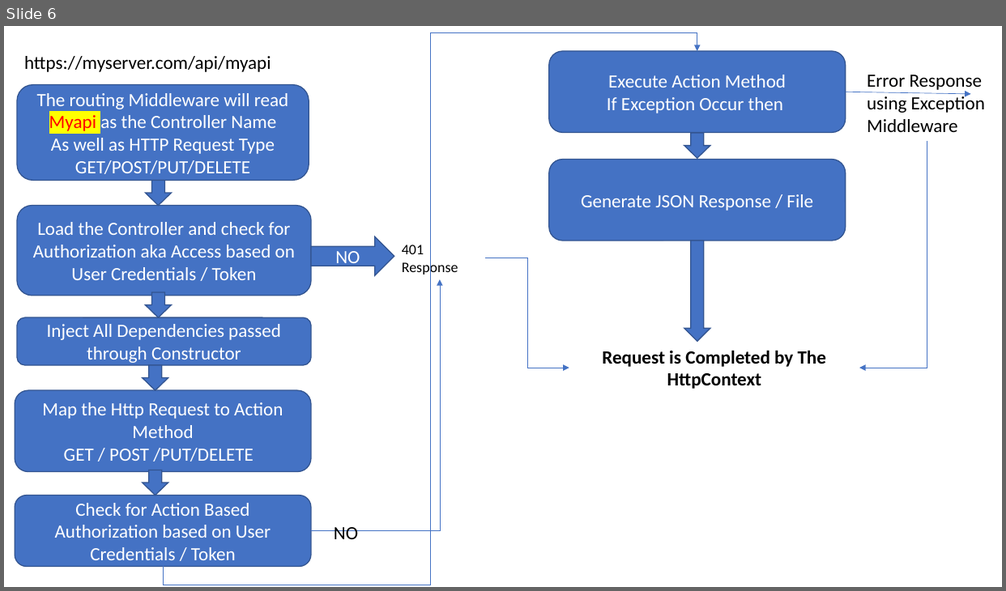
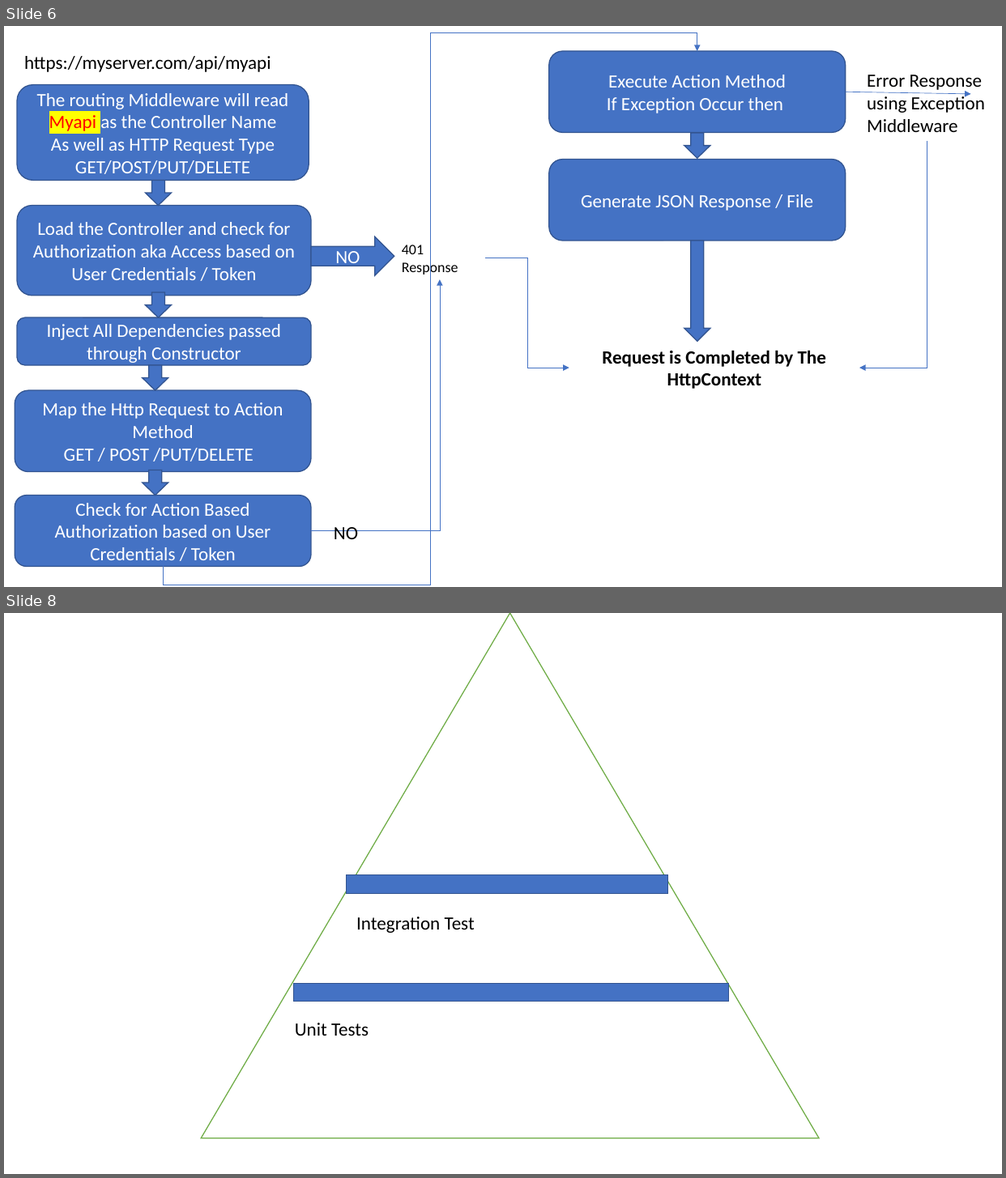
Before and after one commit to maheshsabnis/SRKAPI, a slide deck: PPts.pptx. Shown one above the other, each under a label of ours: slide 6 before the commit, slides 6 and 8 after it; the slides between them are not shown. The pictures are 1006x591 and 1006x1178 pixels, drawn with LibreOffice and Linux fonts; fonts in the diff are those of the drawing. Boxes give left, top, right and bottom in pixels: in the first picture for what was removed or moved away, otherwise in the second. Text is boxed around its words. In the diff, an @@ line names an element or a change of style, - is before the commit and + after.

```diff
--- a/PPts.pptx
+++ b/PPts.pptx
@@ slide 8 added at (4, 613, 1002, 1174), background #FFFFFF @@
@@ triangle added at (201, 613, 819, 1139), fill #FFFFFF, outline #70AD47 1 pt @@
@@ rectangle added at (346, 875, 667, 894), fill #4472C4, outline #325491 1 pt @@
@@ text added at (356, 917, 475, 933), 18 pt, text #000000 @@
+Integration Test
@@ rectangle added at (294, 983, 730, 1002), fill #4472C4, outline #325491 1 pt @@
@@ text added at (295, 1023, 368, 1036), 18 pt, text #000000 @@
+Unit Tests
```
Also in this commit, not shown: 1 other slide added, 16 other files.
